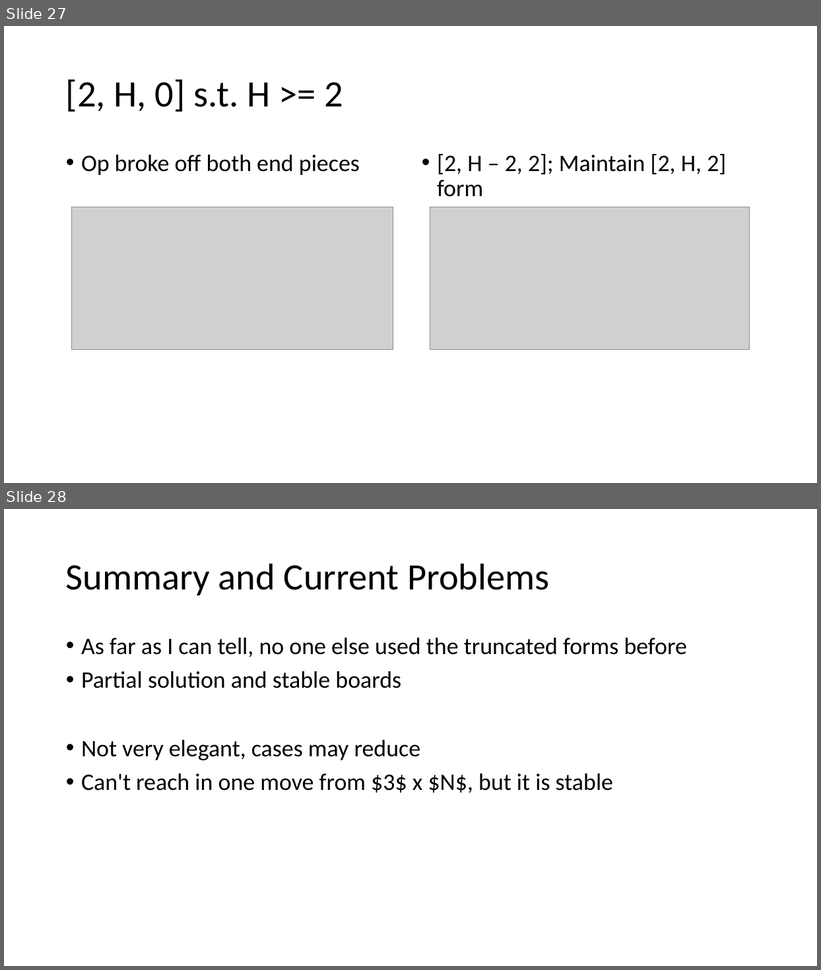
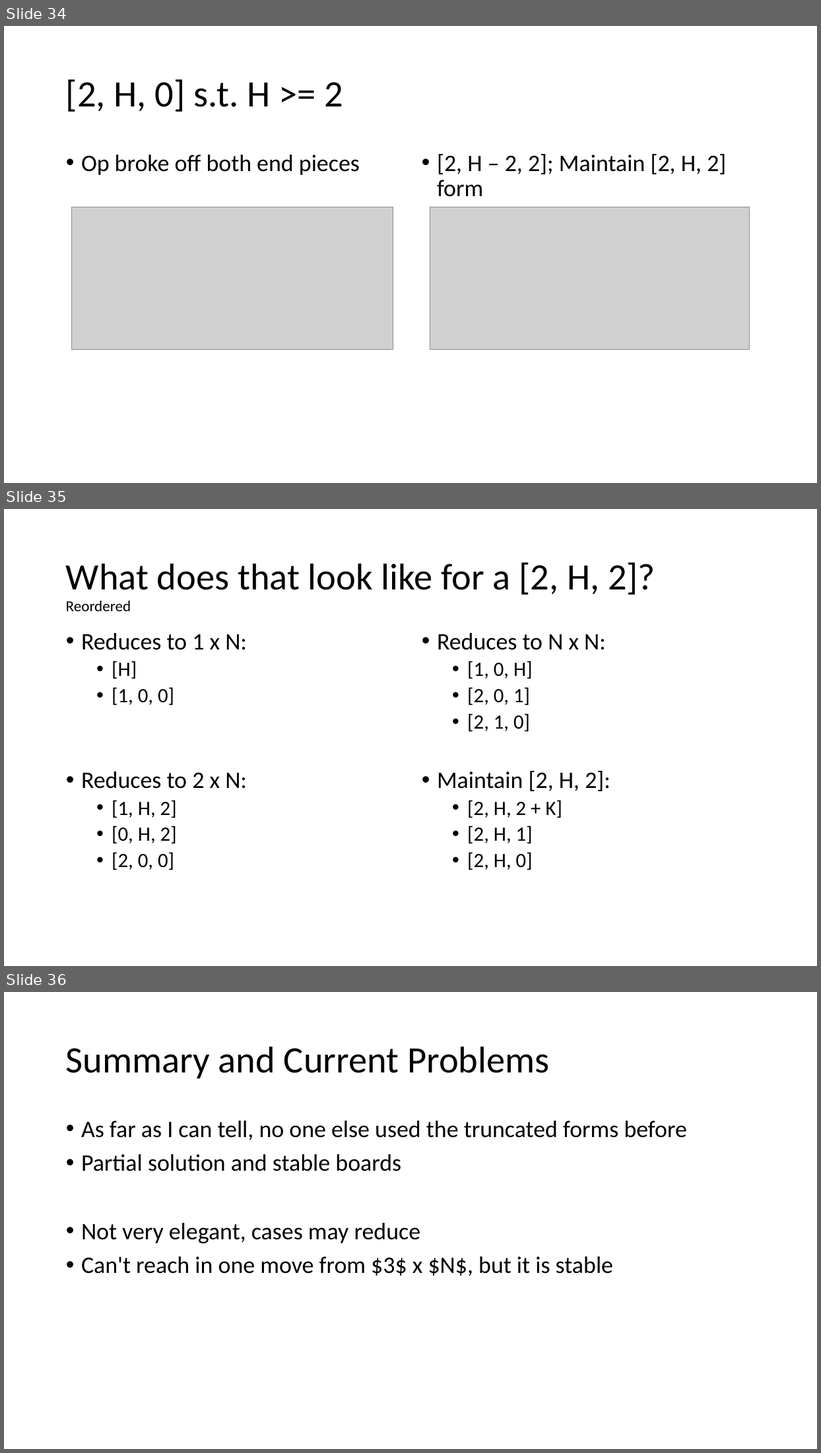
Before and after one commit to EzraSkwarka/Math-Capstone, a slide deck: Presentation/Mat Cap draft.pptx. Shown one above the other, each under a label of ours: slides 27 and 28 before the commit, slides 34, 35 and 36 after it. The pictures are 821x970 and 821x1453 pixels, drawn with LibreOffice and Linux fonts; fonts in the diff are those of the drawing; grey boxes stand for pictures. Boxes give left, top, right and bottom in pixels: in the first picture for what was removed or moved away, otherwise in the second. Text is boxed around its words. In the diff, an @@ line names an element or a change of style, - is before the commit and + after.

```diff
--- a/Presentation/Mat Cap draft.pptx
+++ b/Presentation/Mat Cap draft.pptx
@@ slide 35 added at (4, 509, 817, 966), background #FFFFFF @@
@@ title added at (66, 562, 655, 595), 44 pt, text #000000 @@
+What does that look like for a [2, H, 2]?
@@ text added at (66, 601, 131, 611), 18 pt, text #000000 @@
+Reordered
@@ text added at (81, 633, 247, 871), 24 pt, text #000000 @@
+• Reduces to 1 x N:
+  • [H]
+  • [1, 0, 0]
+• Reduces to 2 x N:
+  • [1, H, 2]
+  • [0, H, 2]
+  • [2, 0, 0]
@@ text added at (437, 633, 611, 871), 24 pt, text #000000 @@
+• Reduces to N x N:
+  • [1, 0, H]
+  • [2, 0, 1]
+  • [2, 1, 0]
+• Maintain [2, H, 2]:
+  • [2, H, 2 + K]
+  • [2, H, 1]
+  • [2, H, 0]
@@ what was slide 27 is now slide 34 @@
@@ what was slide 28 is now slide 36 @@
```
Also in this commit, not shown: 12 slides changed, 8 other slides added, 1 slide removed.
